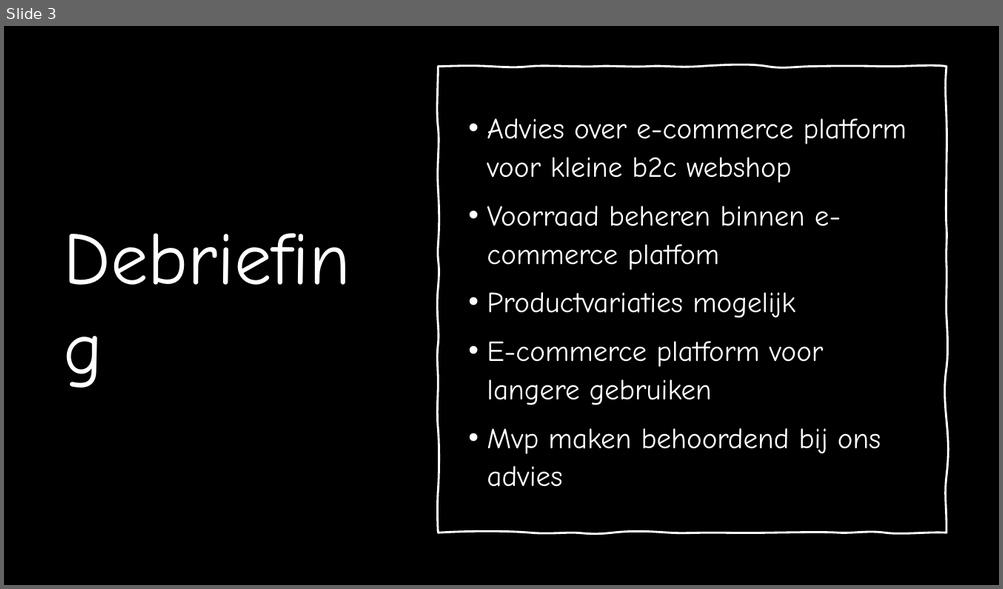
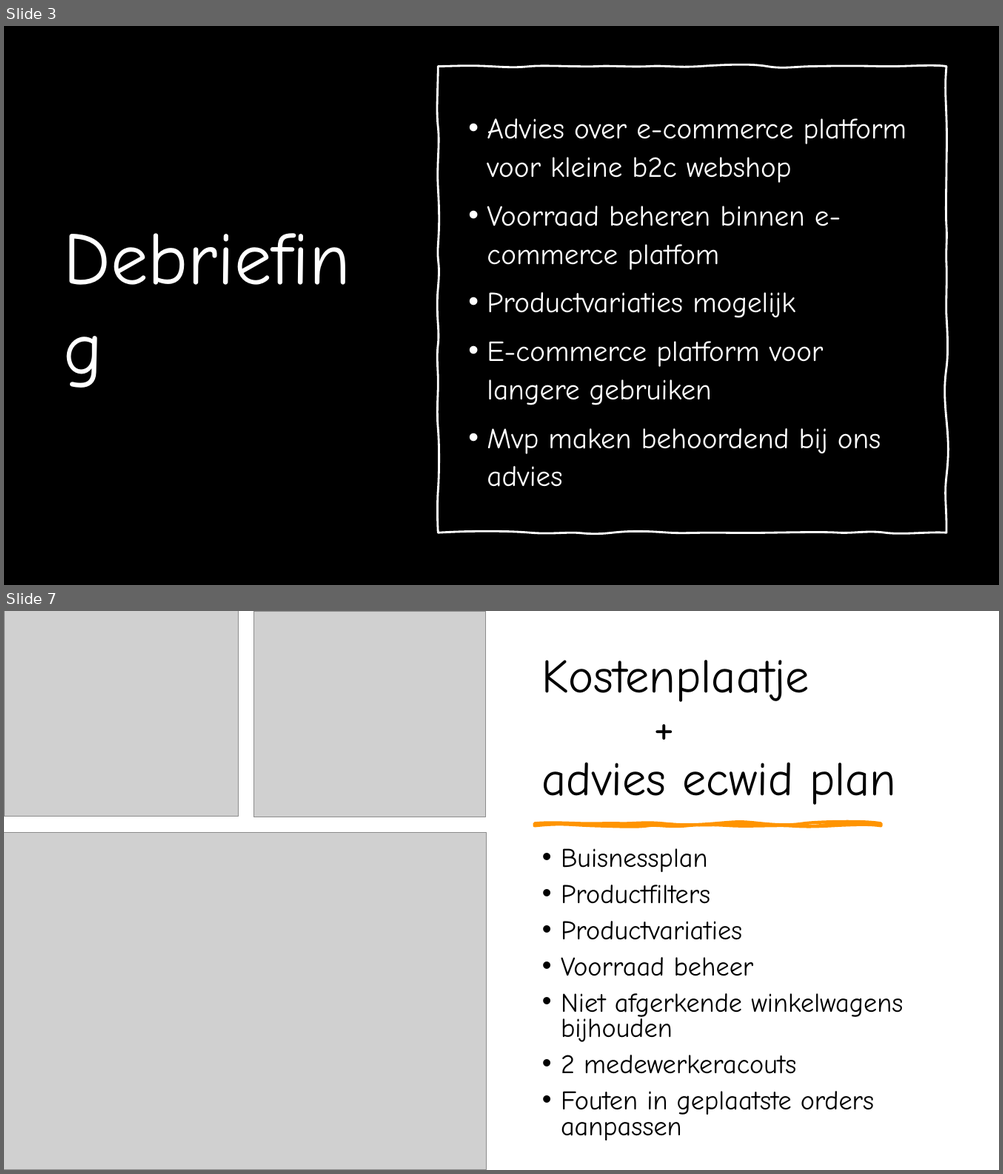
Before and after one commit to CcharlotteHh/legacy, a slide deck: documenten/Advies e-commerce platform opdracht.pptx. Shown one above the other, each under a label of ours: slide 3 before the commit, slides 3 and 7 after it; the slides between them are not shown. The pictures are 1003x589 and 1003x1174 pixels, drawn with LibreOffice and Linux fonts; fonts in the diff are those of the drawing; grey boxes stand for pictures; background and template pictures are left out. Boxes give left, top, right and bottom in pixels: in the first picture for what was removed or moved away, otherwise in the second. Text is boxed around its words. In the diff, an @@ line names an element or a change of style, - is before the commit and + after.

```diff
--- a/documenten/Advies e-commerce platform opdracht.pptx
+++ b/documenten/Advies e-commerce platform opdracht.pptx
@@ slide 7 added at (4, 611, 999, 1170), background #FFFFFF @@
@@ rectangle added at (4, 611, 999, 1170), fill #FFFFFF @@
@@ picture added at (4, 611, 239, 817) @@
@@ picture added at (254, 611, 486, 817) @@
@@ title added at (542, 660, 896, 805), 46 pt, text #000000 @@
+Kostenplaatje
++
+advies ecwid plan
@@ picture added at (4, 832, 486, 1170) @@
@@ freeform shape added at (535, 823, 881, 826), fill #FF9400, outline #FF9400 3 pt @@
@@ text added at (560, 849, 902, 1115), 25.9 pt, text #000000 @@
+• Buisnessplan
+• Productfilters
+• Productvariaties
+• Voorraad beheer
+• Niet afgerkende winkelwagens bijhouden
+• 2 medewerkeracouts
+• Fouten in geplaatste orders aanpassen
```
Also in this commit, not shown: 4 slides changed, 1 other slide added, 2 other files.
